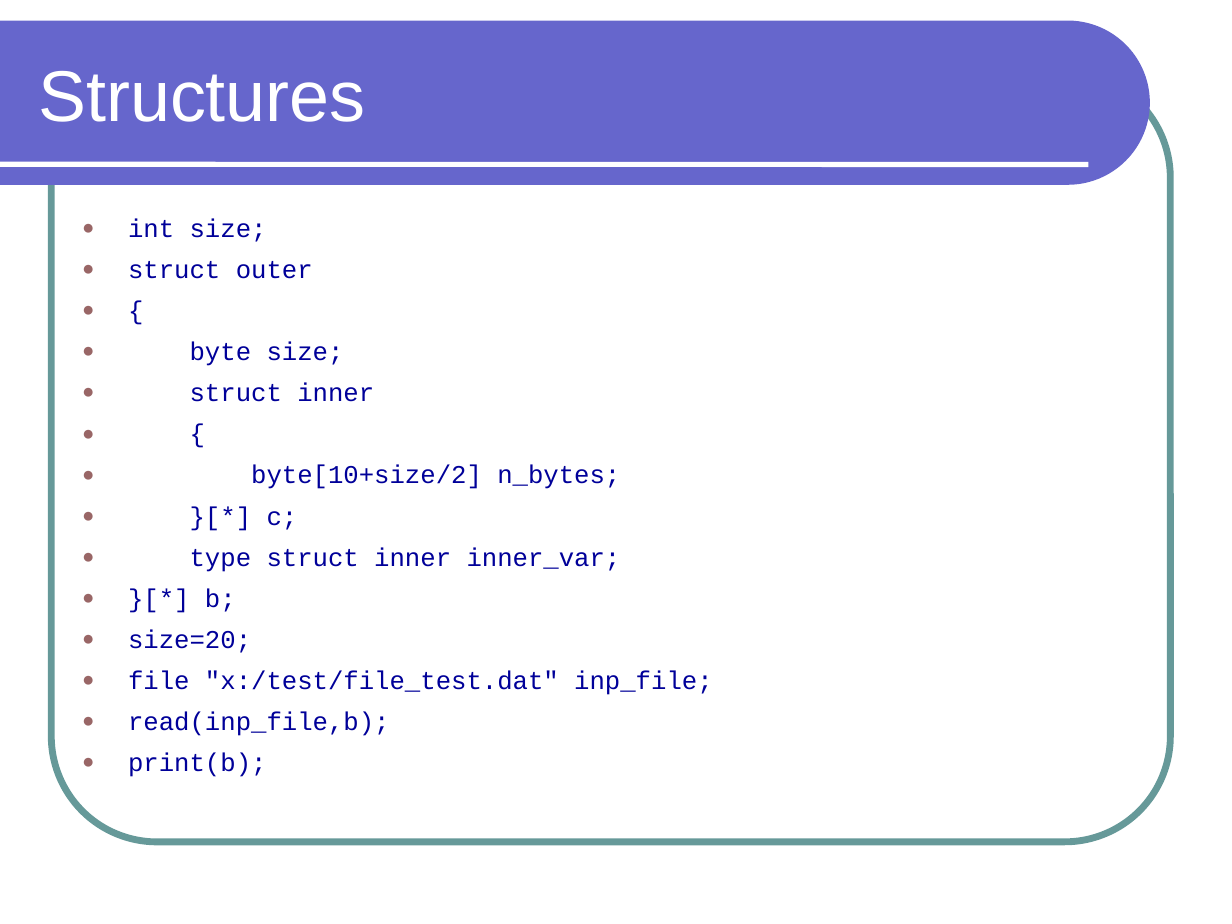
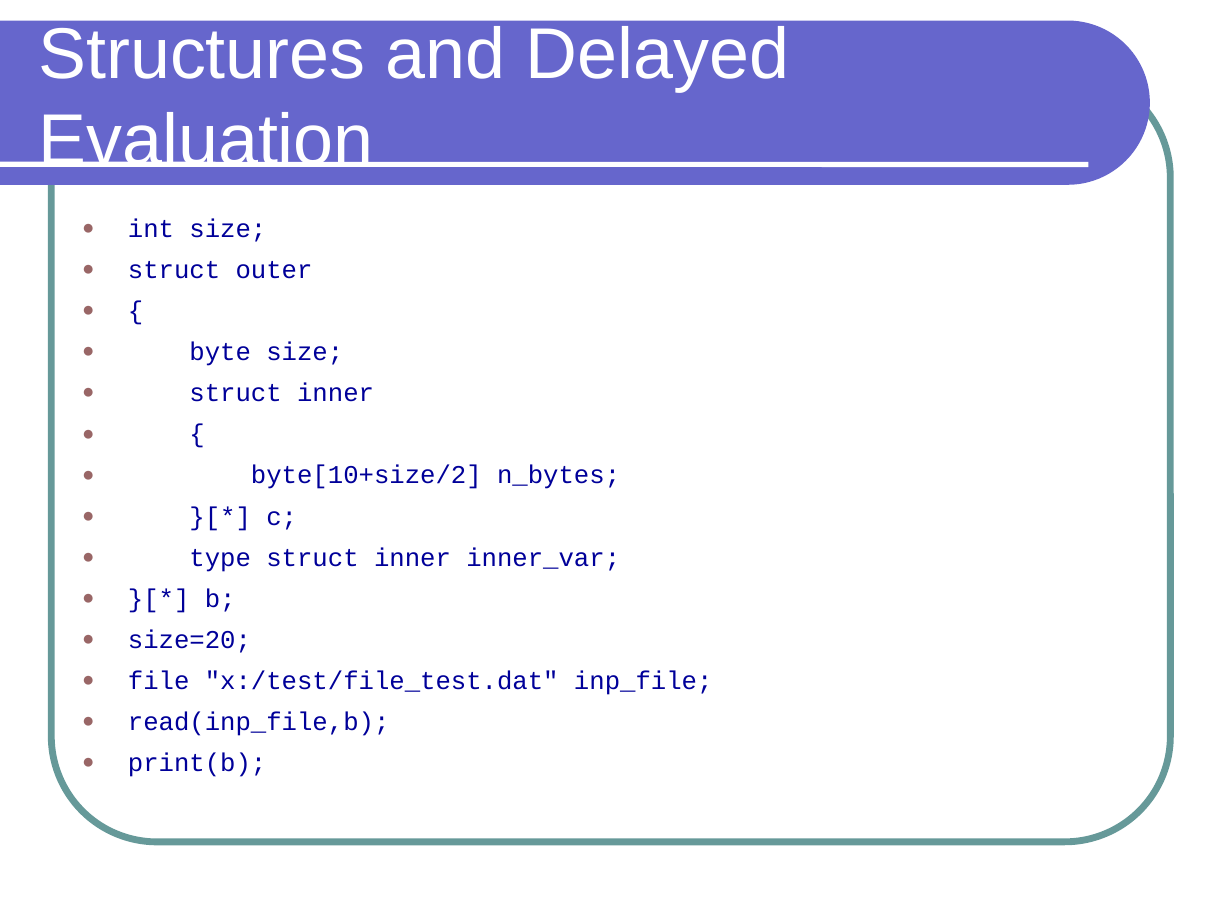
Before and after one commit to preethinarayan/plt-bdpl, a slide deck: slide 10 of bdpl/doc/Presentation/BDPL.ppt. Drawn at 1232x924 pixels with LibreOffice and Linux fonts; fonts in the diff are those of the drawing. Boxes give left, top, right and bottom in pixels: in the first picture for what was removed or moved away, otherwise in the second. Text is boxed around its words. In the diff, an @@ line names an element or a change of style, - is before the commit and + after.

Commit message:
updated Presentation/BDPL.ppt with pic

```diff
--- a/bdpl/doc/Presentation/BDPL.ppt
+++ b/bdpl/doc/Presentation/BDPL.ppt
@@ title at <box>38,26,789,167</box>: text changed @@
-Structures
+Structures and Delayed Evaluation
```
Also in this commit, not shown: 2 other slides changed, 1 slide added, 1 slide removed.
